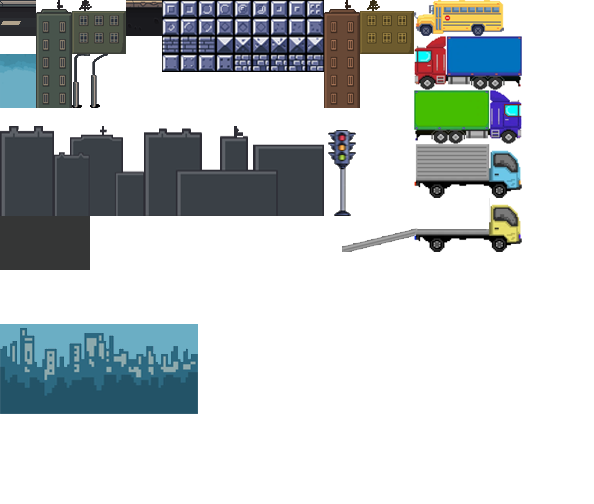
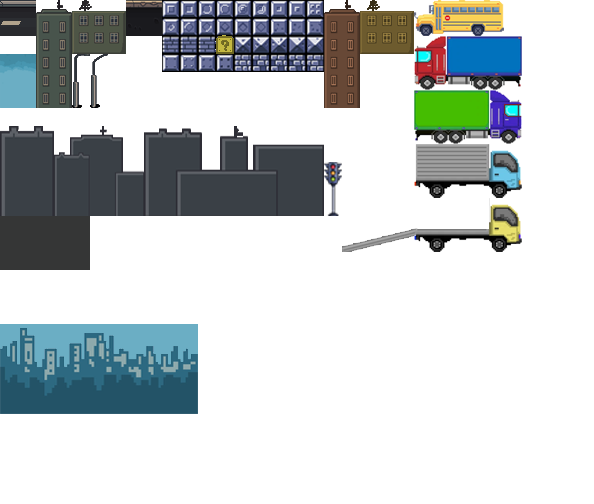
Before/after of a 594px x 504px layered artwork. What changed in the layer stack:
added layer "Capa 11" above "Capa 5" over [215, 35, 234, 54]
painted on "Capa 10" over [324, 130, 356, 216]
